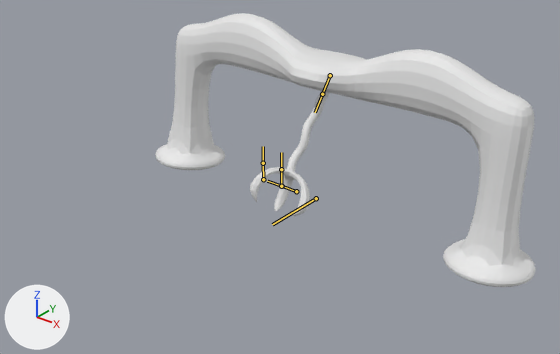
An edit to the FBX model Assets/PlayerControl/Crane/crane.fbx, drawn before and after from the same camera.
Before and after are seen from a 50 mm lens placed at (21.2, -29.6, 18.9), pointed at (0.9, -4.2, 3.1). The lights are fixed; the arrows at lower left show +X, +Y and +Z. Both versions are drawn at frame 14 of the action 'Roll'; the numbers are the values there. The bones that bend it are drawn over the model as lines.
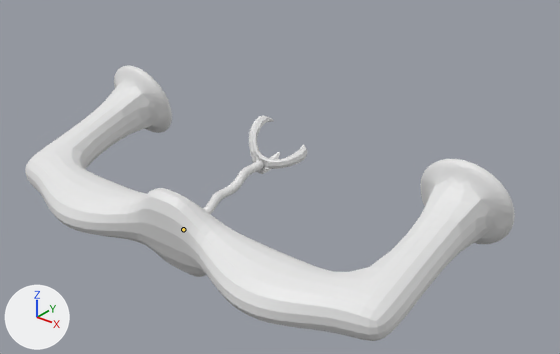
What the commit changed:
Bone 'Body' (bone_body) moves from (0.0, -0.96464, 0.80252) to (0.0, 9.62985, 4.89564).
Bone 'Body' (bone_body) turns from (-5, 0, 0) to (105, 0, 0) degrees about its own x, y and z.
Bone 'Cable' (bone_cable) turns from (0, 0, -33) to (0, 0, 0) degrees about its own x, y and z.

Location of each change, (x1, y1, x2, y2) in pixels of the pictures (560 x 354 px):
'Cube', posed (29% wider)
    before: (155, 13, 536, 287)
    after: (25, 65, 515, 341)
bone 'Body', root to tip
    before: (330, 75) to (330, 76)
    after: (183, 229) to (183, 229)
bone 'Cable', root to tip
    before: (330, 75) to (322, 94)
    after: (183, 229) to (183, 229)
